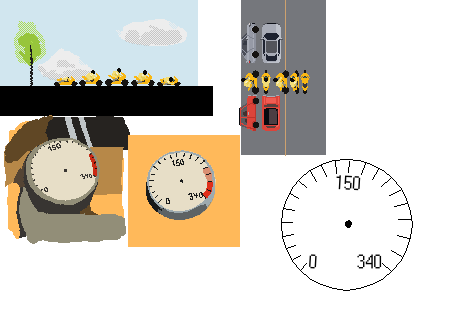
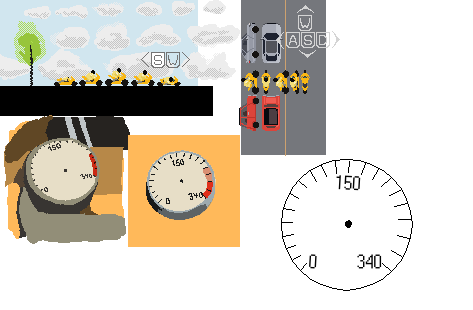
Layers edited between the first and the second w=473, h=310 image:
painted on "Paint Layer 43" over [0, 2, 189, 80]
added group "Group 111" with 8 layers in group "Group 68" over [0, 0, 340, 80]
added layer "Copy of Arrow" (1st of 3, in "Group 68" › "Group 111") in group "Group 111" over [276, 5, 340, 58]
added layer "Copy of Arrow" (2nd of 3, in "Group 68" › "Group 111") in group "Group 111" over [276, 5, 334, 58]
added layer "Arrow" in group "Group 111" over [278, 5, 340, 58]
added layer "D" in group "Group 111" over [278, 5, 340, 58]
added layer "W" in group "Group 111" over [276, 9, 340, 58]
added layer "S" in group "Group 111" over [0, 0, 340, 80]
painted on "Paint Layer 14" over [214, 0, 340, 80]
added group "Group 112" with 2 layers in group "Group 13" over [0, 0, 330, 80]
added layer "Controls hint" in group "Group 112" over [0, 0, 330, 80]
added layer "Highlight" in group "Group 112" over [128, 1, 192, 79]
painted on "Paint Layer 11" (2nd of 2, in "Group 13" › "Group 9" › "Group 10") over [0, 0, 320, 80]
painted on "Paint Layer 2" over [2, 2, 130, 75]
painted on "Paint Layer 13(pasted)" over [51, 0, 240, 80]
added layer "Paint Layer 105" in group "Group 13" over [132, 0, 240, 77]
added layer "Paint Layer 101" in group "Group 13" over [41, 0, 233, 80]
added layer "Paint Layer 100" in group "Group 13" over [3, 2, 131, 80]
added layer "Paint Layer 108" in group "Group 13" over [18, 5, 82, 64]
added layer "Paint Layer 107" in group "Group 13" over [0, 0, 240, 64]
added layer "Paint Layer 106" in group "Group 13" over [64, 2, 128, 64]
added layer "Paint Layer 104" in group "Group 13" over [151, 4, 279, 80]
added layer "Paint Layer 103" in group "Group 13" over [151, 0, 279, 80]
added layer "Paint Layer 102" in group "Group 13" over [0, 2, 118, 80]
…and 6 more changes (4 added, 2 painted)
